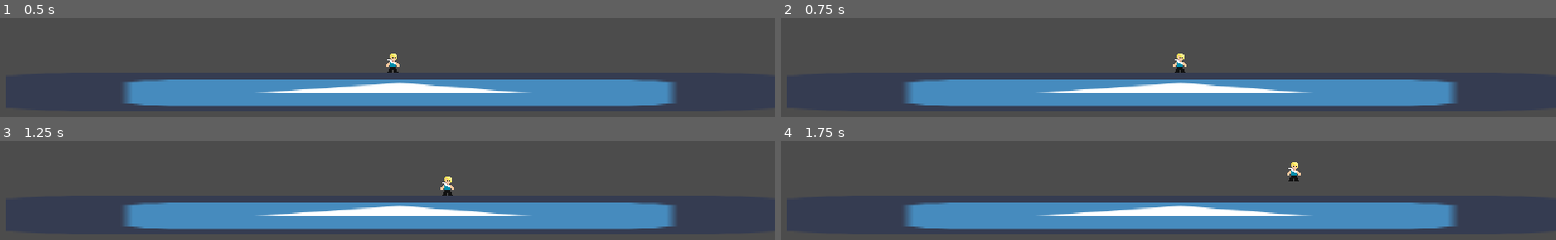
Above: before the commit, frames 1-4 (two rows, left to right).
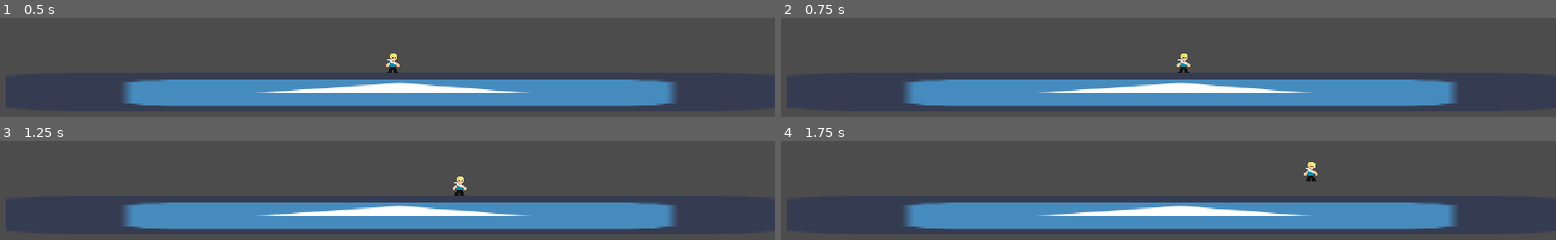
Above: after the commit, the same moments.

Repository: mhsgamedevelopmentclub/TheLookingGlass
Game: Godot game, scene res://testing/testScene.tscn
Same seed, same stepped clock (60 frames per second), same inputs: the game is played once before the commit and once after it. The project has no main scene, so this scene is started directly. The engine's default icon, where the game draws it, is replaced by a stand-in: a white triangle on a blue panel in a dark square.
Inputs:
- Up to frame 1 (0.5 s): no input
- Up to frame 2 (0.75 s): hold Right (move_right) from 0.53 s (still down)
- Up to frame 3 (1.25 s): keep holding Right (move_right); tap Up (jump) at 0.77 s
- Up to frame 4 (1.75 s): keep holding Right (move_right); tap Up (jump) at 1.52 s

Frame 1 is identical in both runs. In frame 2, 0.3% of the frame differs, in the area x 50-53%, y 35-56%; in frame 3, 0.4%; in frame 4, 0.4%, in the area x 65-70%, y 21-41%.

Commit message:
finalized retro character movement (for now) and moved to finished folder

Diff:
--- a/testing/player.gd
+++ b/scenes/player.gd
@@ -4,8 +4,8 @@
 
 export var jump_height := 200.0
 export var max_speed := 120.0
-export var acceleration := 0.04
-export var deceleration := 0.04
+export var acceleration := 0.06
+export var deceleration := 0.06
 
 var velo := Vector2()
 var is_jumping := false
@@ -13,10 +13,12 @@
 func _physics_process(delta):
 	if Input.is_action_pressed("move_right"):
 		velo.x = lerp(velo.x, max_speed, acceleration)
-		$AnimatedSprite.flip_h = false
+		if is_on_floor():
+			$AnimatedSprite.flip_h = false
 	elif Input.is_action_pressed("move_left"):
 		velo.x = lerp(velo.x, -max_speed, acceleration)
-		$AnimatedSprite.flip_h = true
+		if is_on_floor():
+			$AnimatedSprite.flip_h = true
 	else:
 		velo.x = lerp(velo.x, 0, deceleration)
 
--- a/testing/player.tscn
+++ b/scenes/player.tscn
@@ -1,7 +1,7 @@
 [gd_scene load_steps=5 format=2]
 
 [ext_resource path="res://assets/sprites/player.png" type="Texture" id=1]
-[ext_resource path="res://testing/player.gd" type="Script" id=2]
+[ext_resource path="res://scenes/player.gd" type="Script" id=2]
 
 [sub_resource type="SpriteFrames" id=1]
 animations = [ {
--- a/testing/testScene.tscn
+++ b/testing/testScene.tscn
@@ -1,6 +1,6 @@
 [gd_scene load_steps=3 format=2]
 
-[ext_resource path="res://testing/player.tscn" type="PackedScene" id=1]
+[ext_resource path="res://scenes/player.tscn" type="PackedScene" id=1]
 [ext_resource path="res://testing/ground.tscn" type="PackedScene" id=2]
 
 [node name="Test" type="Node2D"]
